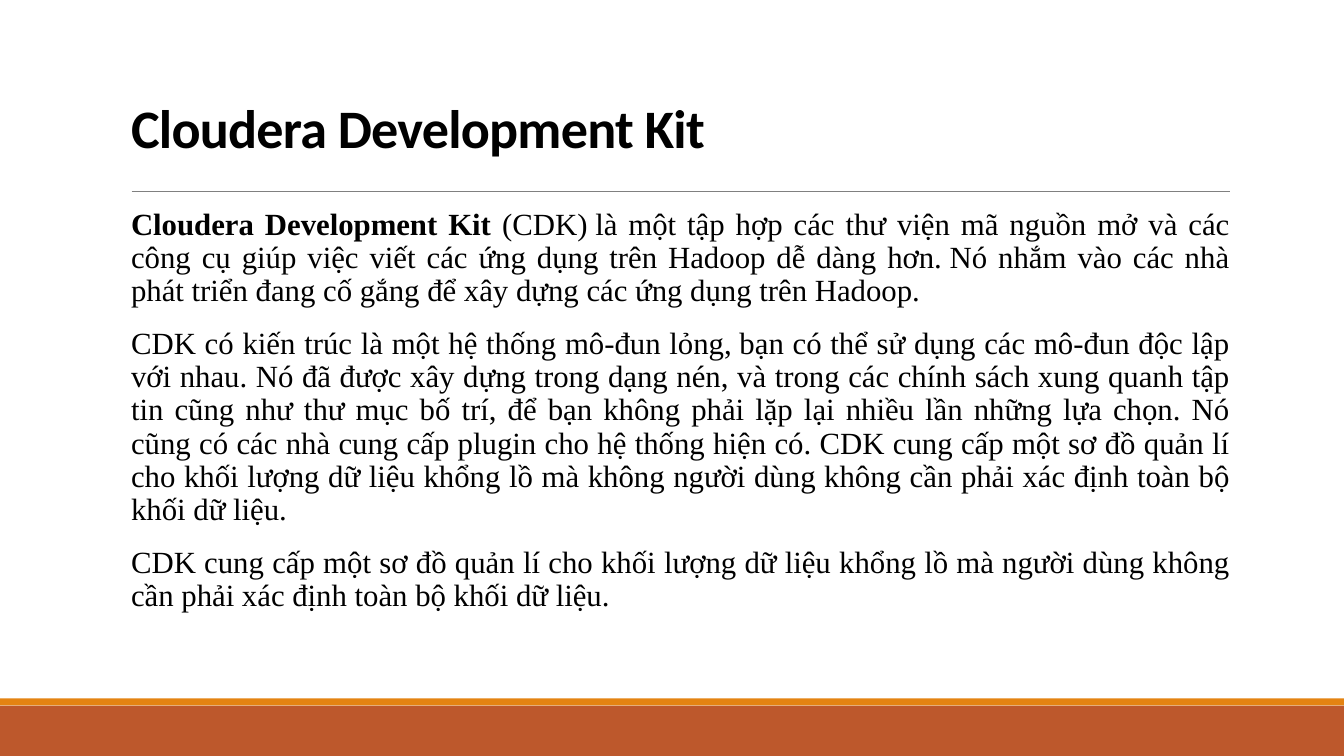
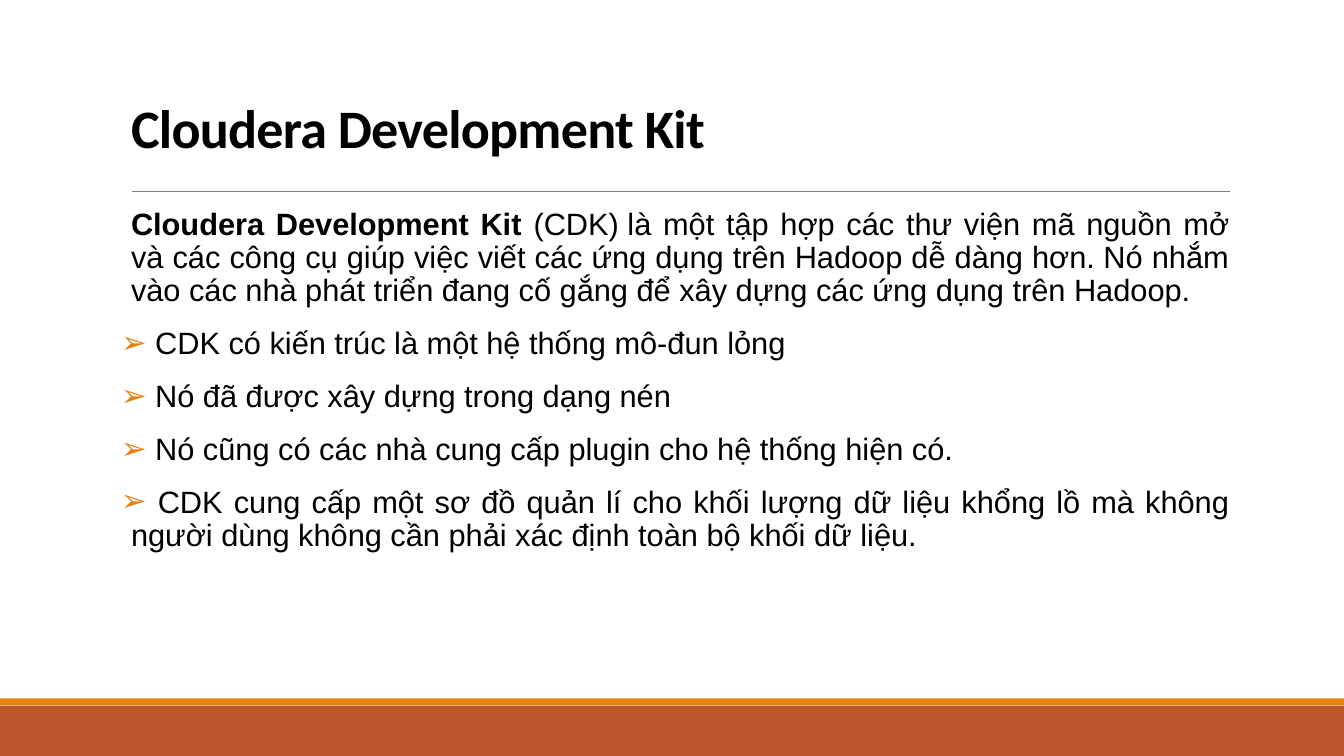
Before and after one commit to sonnv56/Mon-CVDHD-2014, a slide deck: slide 6 of Ngo_Van_Hieu/Xây dựng ứng dụng Với Hadoop.pptx. Drawn at 1344x756 pixels with LibreOffice and Linux fonts; fonts in the diff are those of the drawing. Boxes give left, top, right and bottom in pixels: in the first picture for what was removed or moved away, otherwise in the second. Text is boxed around its words. In the diff, an @@ line names an element or a change of style, - is before the commit and + after.

```diff
--- a/Ngo_Van_Hieu/Xây dựng ứng dụng Với Hadoop.pptx
+++ b/Ngo_Van_Hieu/Xây dựng ứng dụng Với Hadoop.pptx
@@ text at box(131, 211, 1229, 307): font Times New Roman to Arial in "Cloudera Development Kit (CDK) là một tập ..." @@
@@ text at box(131, 330, 1229, 551): text changed; font Times New Roman to Arial @@
-  CDK có kiến trúc là một hệ thống mô-đun lỏng, bạn có thể sử dụng các mô-đun độc lập với nhau. Nó đã được xây dựng trong dạng nén, và trong các chính sách xung quanh tập tin cũng như thư mục bố trí, để bạn không phải lặp lại nhiều lần những lựa chọn. Nó cũng có các nhà cung cấp plugin cho hệ thống hiện có. CDK cung cấp một sơ đồ quản lí cho khối lượng dữ liệu khổng lồ mà không người dùng không cần phải xác định toàn bộ khối dữ liệu.
-  CDK cung cấp một sơ đồ quản lí cho khối lượng dữ liệu khổng lồ mà người dùng không cần phải xác định toàn bộ khối dữ liệu.
+➢ CDK có kiến trúc là một hệ thống mô-đun lỏng
+➢ Nó đã được xây dựng trong dạng nén
+➢ Nó cũng có các nhà cung cấp plugin cho hệ thống hiện có.
+➢ CDK cung cấp một sơ đồ quản lí cho khối lượng dữ liệu khổng lồ mà không người dùng không cần phải xác định toàn bộ khối dữ liệu.
```
Also in this commit, not shown: 6 other slides changed, 1 other file.
